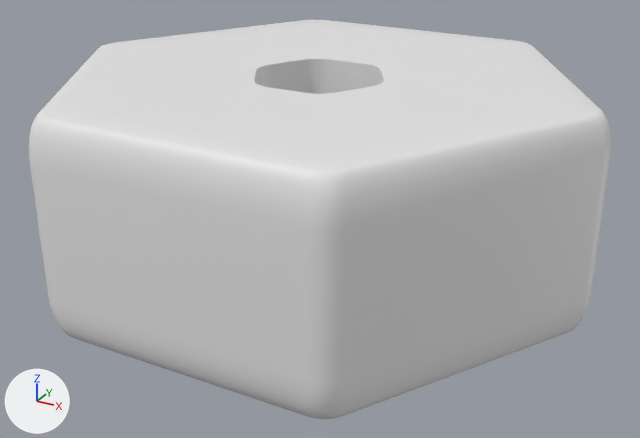
The FBX model Assets/StackItUp/Art/Models/Stack5/0.fbx, before and after one commit.
Rendered twice from a 50 mm lens placed at (1.435, -2.6, 6.199), pointed at (0.035, -0.054, 4.926). The lights are fixed; the arrows at lower left show +X, +Y and +Z. Vertices at the same position are counted once.

Script lines for the objects in view, before the commit:
```python
me_torus_006 = bpy.data.meshes.new('Torus.006')
me_torus_006.from_pydata(...)  # 972 vertices, 972 faces; spans x -99.0..99.0, y -37.0..37.0, z -87.0..87.0
ob_torus_006 = bpy.data.objects.new('Torus.006', me_torus_006)
ob_torus_006.location = (0.0, 0.0, 5.072)
ob_torus_006.rotation_euler = (1.571, 0.0, 0.0)  # degrees (90, 0, 0)
ob_torus_006.scale = (0.01, 0.01, 0.01)
```
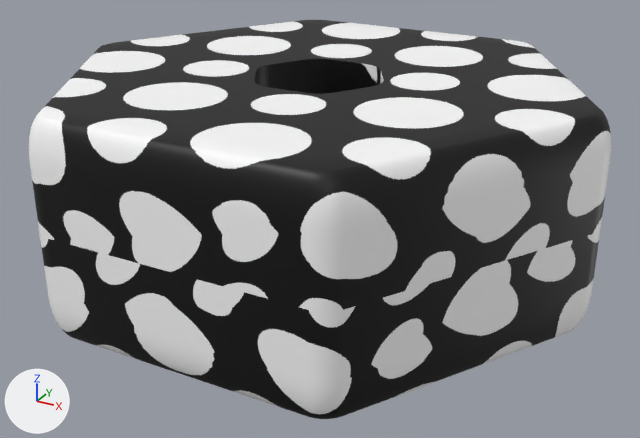
The change, as JSON lines over the scene's bpy script:
```json
{"op": "add", "block": "img_dot_pattern_png", "code": ["img_dot_pattern_png = load_image('dot-pattern.png', '../../../../Assets/Textures/dot-pattern.png', 1024, 1024, 'sRGB')"]}
{"op": "add", "block": "mat_material", "code": ["mat_material = principled_material('Material')", "mat_material.texture = img_dot_pattern_png"]}
{"block": "me_torus_006", "where": "# used by ob_torus_006; location = (0.0, 0.0, 5.072); rotation_euler = (1.571, 0.0, 0.0), in degrees (90, 0, 0); scale = (0.01, 0.01, 0.01)"}
{"op": "remove", "block": "me_torus_006", "code": "me_torus_006.from_pydata(...)  # 972 vertices, 972 faces; spans x -99.0..99.0, y -37.0..37.0, z -87.0..87.0"}
{"op": "add", "block": "me_torus_006", "code": "me_torus_006.from_pydata(...)  # 1008 vertices, 1008 faces; spans x -99.0..99.0, y -37.0..37.0, z -87.0..87.0"}
{"block": "me_torus_006", "change": "me_torus_006 part 1"}
{"block": "me_torus_006", "change": "36 faces are deleted"}
{"block": "me_torus_006", "change": "36 new vertices lie (0.0, -22.0, 0.0) away from vertices in x -99.0..99.0, y 22.0, z -87.0..87.0"}
{"block": "me_torus_006", "change": "72 new faces join them"}
{"block": "me_torus_006", "change": "me_torus_006 part 2: 936 faces spanning x -99.0..99.0, y -37.0..37.0, z -87.0..87.0 switch from no material to mat_material (picture img_dot_pattern_png)"}
{"op": "set", "path": "ob_torus_006.rotation_euler", "old": "(1.571, 0.0, 0.0)", "new": "(1.571, 0.0, -3.142)", "note": "degrees (90, 0, 0) -> degrees (90, 0, -180)"}
```

Where the change shows, as pixel boxes [x1, y1, x2, y2] in the pictures (640 x 438 px):
```json
{"part": 1, "of": "me_torus_006", "change": "built on", "before": [30, 162, 610, 384], "after": [30, 162, 610, 384]}
{"part": 2, "of": "me_torus_006", "change": "recoloured", "before": [29, 20, 611, 419], "after": [29, 20, 611, 419]}
```
